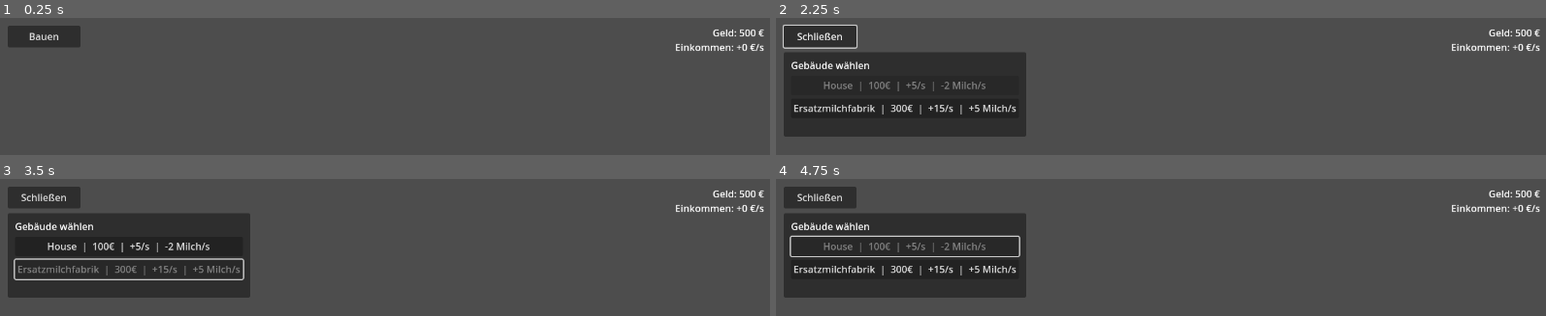
Above: before the commit, frames 1-4 (two rows, left to right).
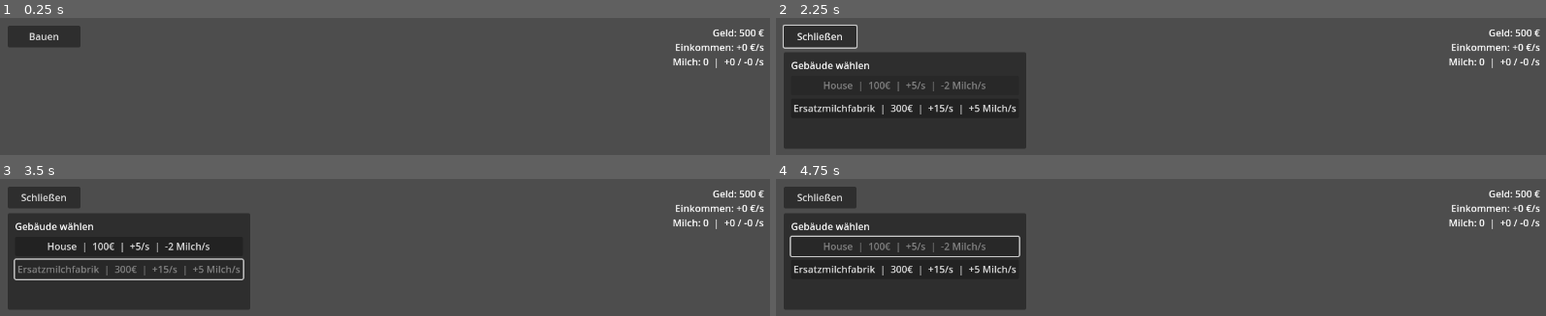
Above: after the commit, the same moments.

Repository: leonardwolf23-bot/vegangame
Game: Godot game, scene res://scenes/main.tscn
The game is run twice, just before and just after one commit, with the same random seed, the same clock (stepped at 60 frames per second) and the same inputs.
Inputs (mouse positions are in pixels of both pictures, inside the frame that each line leads up to):
- Up to frame 1 (0.25 s): no input
- Up to frame 2 (2.25 s): click "Bauen" at 0.5 s; click "Schließen" at 1.25 s; tap Enter at 2 s; move the mouse to (outside the picture) at 2.02 s; hold D from 2.03 s (still down); tap 1 at 2.1 s; click (outside the picture) at 2.17 s
- Up to frame 3 (3.5 s): release D at 2.75 s; click "Ersatzmilchfabrik | 300€ | +1…" at 2.75 s
- Up to frame 4 (4.75 s): click "House | 100€ | +5/s | -2 Milc…" at 3.5 s; tap Space at 4.25 s; drag from (outside the picture) to (outside the picture) at 4.27 s

The runs differ from the first frame. In frame 1, 0.2% of the frame differs, in the area x 87-100%, y 29-37%; in frame 2, 2.9%, in the area x 1-100%, y 29-96%; in frame 3, 2.9%; in frame 4, 2.9%.
Error in both runs: Cannot call method 'get_source' on a null value. (res://scripts/building_placer.gd:107)

Commit message:
Add building sell refund and milk production system
Co-authored-by: leonardwolf23-bot <leonardwolf23-bot@users.noreply.github.com>

Diff:
--- a/scripts/building_menu.gd
+++ b/scripts/building_menu.gd
@@ -22,6 +22,7 @@
 	_build_menu()
 	GameState.money_changed.connect(_on_money_changed)
 	GameState.income_changed.connect(_on_income_changed)
+	GameState.milk_changed.connect(_on_milk_changed)
 	_refresh_money_ui()
 	_refresh_building_buttons()
 	if _placer and _placer.has_method("set_build_mode"):
@@ -49,6 +50,16 @@
 	_income_label.horizontal_alignment = HORIZONTAL_ALIGNMENT_RIGHT
 	add_child(_income_label)
 
+	_milk_label = Label.new()
+	_milk_label.text = "Milch: 0"
+	_milk_label.set_anchors_preset(Control.PRESET_TOP_RIGHT)
+	_milk_label.offset_left = -320
+	_milk_label.offset_top = 64
+	_milk_label.offset_right = -16
+	_milk_label.offset_bottom = 88
+	_milk_label.horizontal_alignment = HORIZONTAL_ALIGNMENT_RIGHT
+	add_child(_milk_label)
+
 	_toggle_btn = Button.new()
 	_toggle_btn.text = "Bauen"
 	_toggle_btn.custom_minimum_size = Vector2(120, 36)
@@ -65,8 +76,8 @@
 	_panel.set_anchors_preset(Control.PRESET_TOP_LEFT)
 	_panel.offset_left = 16
 	_panel.offset_top = 60
-	_panel.offset_right = 280
-	_panel.offset_bottom = 200
+	_panel.offset_right = 360
+	_panel.offset_bottom = 220
 	add_child(_panel)
 
 	var margin := MarginContainer.new()
@@ -88,7 +99,7 @@
 		var building: Dictionary = BuildingCatalog.get_building(i)
 		var btn := Button.new()
 		btn.text = BuildingCatalog.get_button_label(building)
-		btn.custom_minimum_size = Vector2(240, 32)
+		btn.custom_minimum_size = Vector2(320, 32)
 		btn.pressed.connect(_on_building_pressed.bind(i))
 		box.add_child(btn)
 		_buttons.append(btn)
@@ -119,11 +130,23 @@
 	_refresh_money_ui()
 
 
+func _on_milk_changed(_amount: float) -> void:
+	_refresh_money_ui()
+
+
 func _refresh_money_ui() -> void:
 	if _money_label:
 		_money_label.text = "Geld: %d €" % GameState.money
 	if _income_label:
 		_income_label.text = "Einkommen: +%d €/s" % int(GameState.get_income_per_second())
+	if _milk_label:
+		_milk_label.text = "Milch: %d  |  +%.0f / -%.0f /s" % [
+			int(GameState.milk),
+			GameState.get_milk_production(),
+			GameState.get_milk_consumption(),
+		]
+		if GameState.get_milk_production() < GameState.get_milk_consumption() and GameState.milk <= 0.0:
+			_milk_label.text += "  (Häuser ohne Milch!)"
 
 
 func _refresh_building_buttons() -> void:
